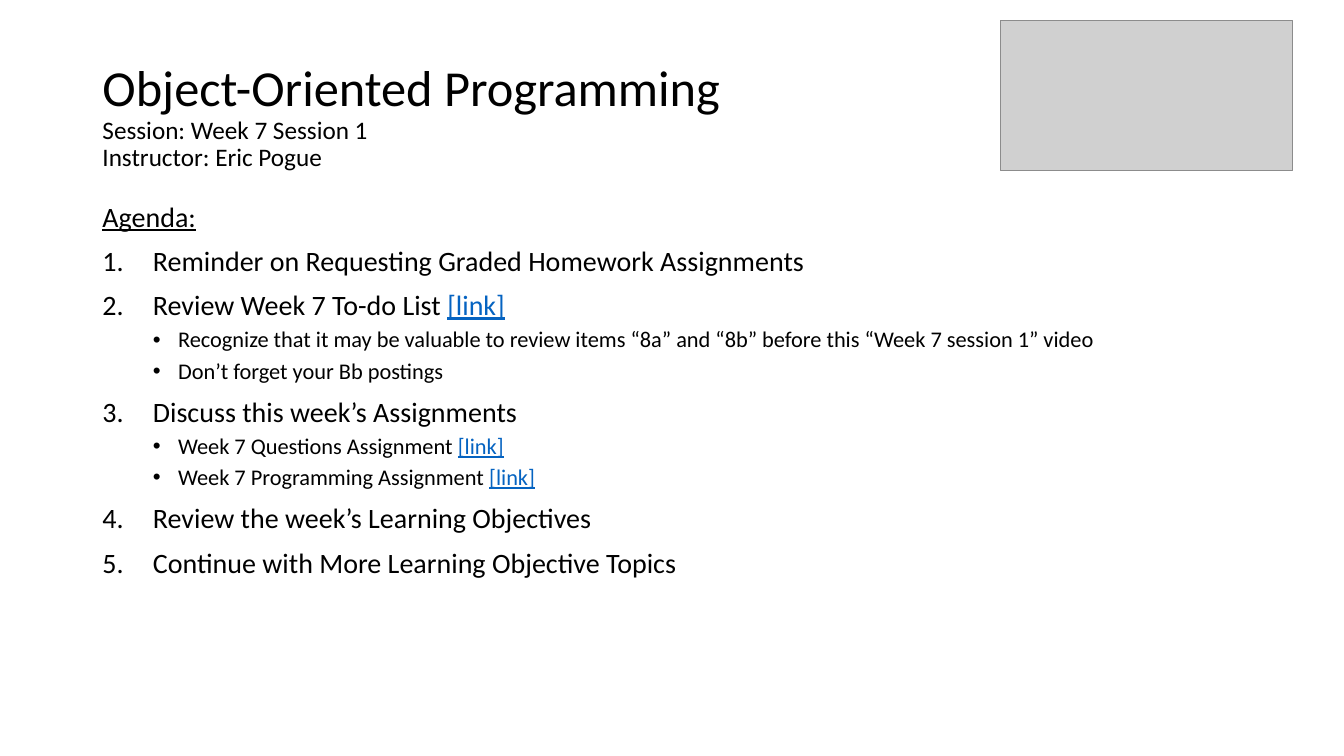
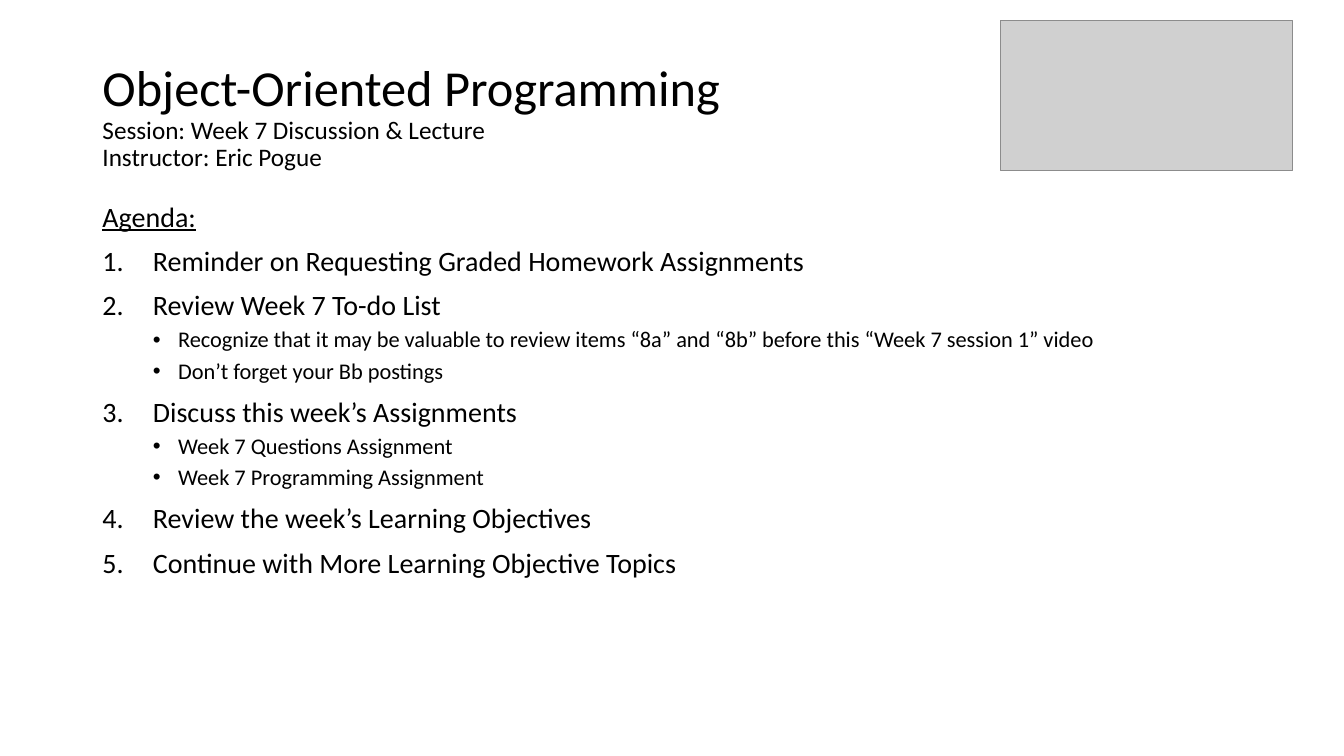
Before and after one commit to EricJPogue/www-epogue-info, a slide deck: slide 24 of CPSC-24500/Week07/2017SpringW07Slides.pptx. Drawn at 1344x756 pixels with LibreOffice and Linux fonts; fonts in the diff are those of the drawing; grey boxes stand for pictures. Boxes give left, top, right and bottom in pixels: in the first picture for what was removed or moved away, otherwise in the second. Text is boxed around its words. In the diff, an @@ line names an element or a change of style, - is before the commit and + after.

Commit message:
Update slides.

```diff
--- a/CPSC-24500/Week07/2017SpringW07Slides.pptx
+++ b/CPSC-24500/Week07/2017SpringW07Slides.pptx
@@ title at (102, 71, 720, 171): text changed @@
-Object-Oriented Programming
-Session: Week 7 Session 1
-Instructor: Eric Pogue
+Object-Oriented Programming
+Session: Week 7 Discussion & Lecture
+Instructor: Eric Pogue
@@ text at (153, 295, 441, 316): text changed @@
-2. Review Week 7 To-do List [link]
+2. Review Week 7 To-do List
@@ text at (178, 438, 484, 489): text changed @@
-  • Week 7 Questions Assignment [link]
-  • Week 7 Programming Assignment [link]
+  • Week 7 Questions Assignment
+  • Week 7 Programming Assignment
```
Also in this commit, not shown: 3 other slides changed, 1 other file.
